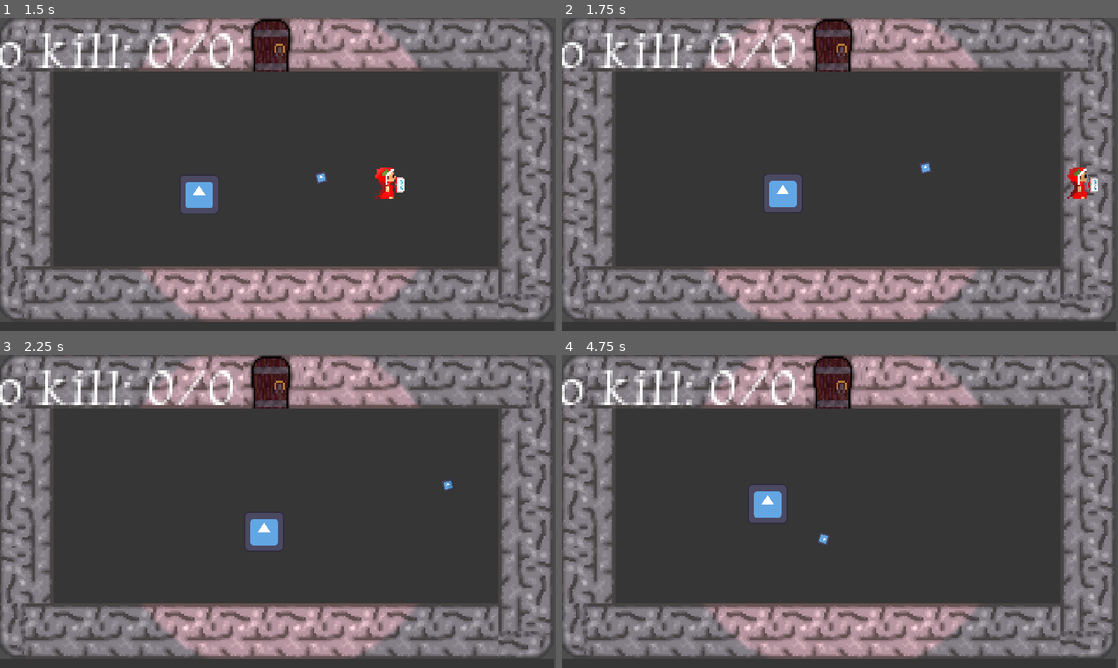
Above: before the commit, frames 1-4 (two rows, left to right).
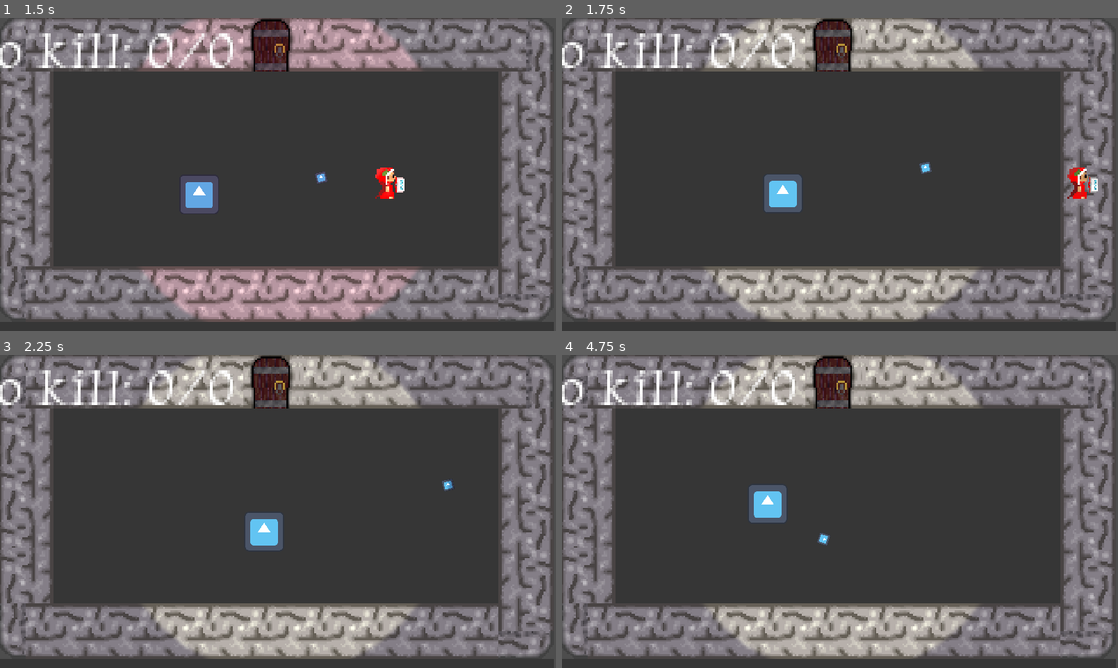
Above: after the commit, the same moments.

Repository: Ivan29020/Dantes-Reinterpretation
Game: Godot game, scene res://Menu/menu.tscn
Same seed, same stepped clock (60 frames per second), same inputs: the game is played once before the commit and once after it. The engine's default icon, where the game draws it, is replaced by a stand-in: a white triangle on a blue panel in a dark square.
Inputs (mouse positions are in pixels of both pictures, inside the frame that each line leads up to):
- Up to frame 1 (1.5 s): click "Start" at 0.5 s; move the mouse to (400, 158) at 1.27 s; press the mouse at (400, 158) at 1.28 s; hold Right (button_right) from 1.28 s (still down)
- Up to frame 2 (1.75 s): keep holding Right (button_right)
- Up to frame 3 (2.25 s): move the mouse to (166, 527) at 2.02 s; release Right (button_right) at 2.03 s; release the mouse at (166, 527) at 2.03 s; hold Down (button_down) from 2.03 s (still down); tap Shift (button2) at 2.1 s
- Up to frame 4 (4.75 s): move the mouse to (895, 442) at 2.77 s; release Down (button_down) at 2.78 s; hold Right (button_right) 2.78-3.5 s; tap E (button3) at 2.85 s; click "Start" at 3.5 s; move the mouse to (812, 574) at 4.27 s; hold W (button_up) from 4.28 s (still down); click (812, 574) at 4.35 s

Frame 1 is identical in both runs. In frame 2, 7.1% of the frame differs, in the area x 26-75%, y 0-97%; in frame 3, 7.1%; in frame 4, 7.1%.

Commit message:
fix colore luce

Diff:
--- a/Sistemi/restrizione_spazio.gd
+++ b/Sistemi/restrizione_spazio.gd
@@ -18,7 +18,7 @@
 	$CollisionShape2D.shape.radius = dimensione
 	$PointLight2D.texture_scale = dimensione/50.0
 	hard_mode_threshold.emit(dimensione < max_dimensione * PERCENTUALE_MODALITA_HARD)
-	if dimensione < max_dimensione * PERCENTUALE_MODALITA_HARD:
+	if dimensione > max_dimensione * PERCENTUALE_MODALITA_HARD:
 		$PointLight2D.color = Color(0.96,1.0,0.66,1)
 	else:
 		$PointLight2D.color = Color(0.96,0.47,0.48,1)
